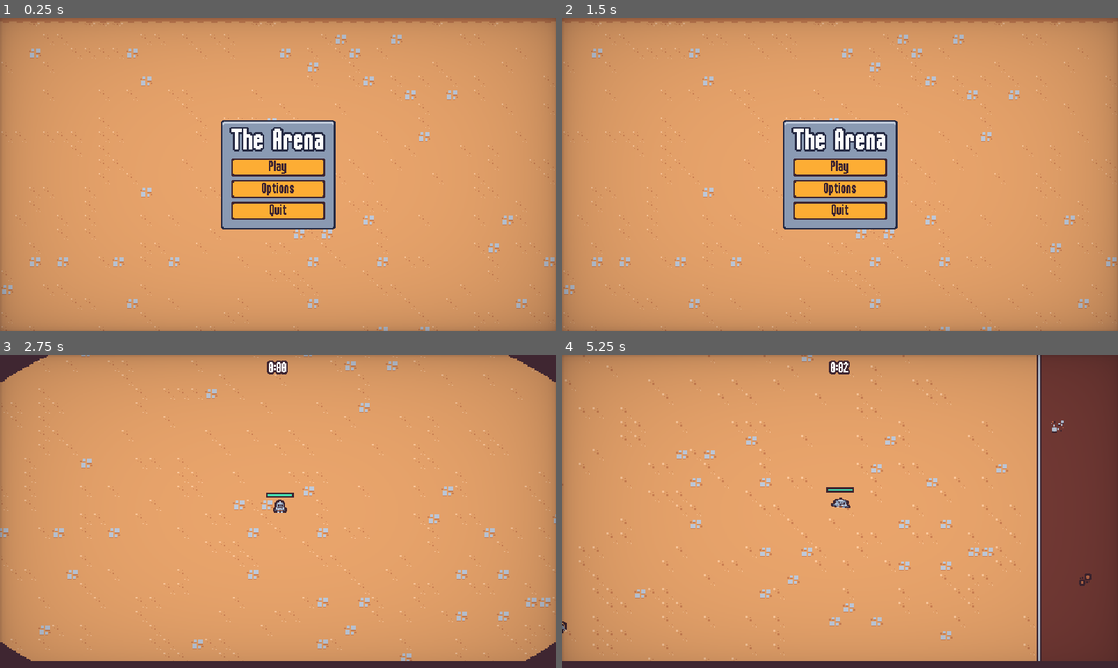
Above: before the commit, frames 1-4 (two rows, left to right).
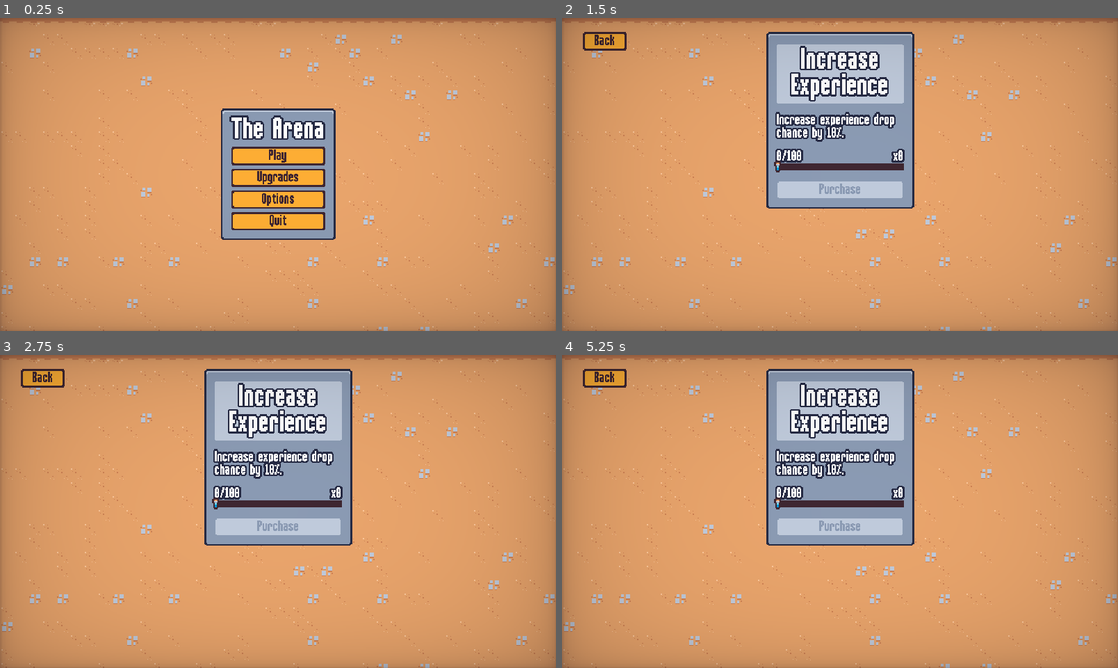
Above: after the commit, the same moments.

Repository: tes-b/godot_survival_totorial
Game: Godot game, scene res://scenes/ui/main_menu.tscn
The game is run twice, just before and just after one commit, with the same random seed, the same clock (stepped at 60 frames per second) and the same inputs.
Inputs (mouse positions are in pixels of both pictures, inside the frame that each line leads up to):
- Up to frame 1 (0.25 s): no input
- Up to frame 2 (1.5 s): click (840, 177) at 0.5 s, where only the run after the commit has a clickable "Upgrades"; click (606, 39) at 1.25 s, where only the run after the commit has a clickable "Back"
- Up to frame 3 (2.75 s): click (278, 505) at 2 s, where only the run before the commit has a clickable "Play"
- Up to frame 4 (5.25 s): move the mouse to (962, 495) at 2.77 s; press the mouse at (962, 495) at 2.78 s; hold D (move_right) 2.78-3.53 s; move the mouse to (728, 527) at 3.52 s; release the mouse at (728, 527) at 3.53 s; hold S (move_down) 3.53-4.28 s; click (728, 527) at 3.6 s; move the mouse to (895, 442) at 4.27 s; press the mouse at (895, 442) at 4.28 s; hold D (move_right) 4.28-5.03 s; move the mouse to (812, 574) at 5.02 s; release the mouse at (812, 574) at 5.03 s; hold W (move_up) from 5.03 s (still down); click (812, 574) at 5.1 s

The runs differ from the first frame. In frame 1, 5.6% of the frame differs, in the area x 39-61%, y 28-71%; in frame 2, 15%; in frame 3, 23%; in frame 4, 36%, in the area x 0-100%, y 0-100%.

Commit message:
73. Exporting The Game for Publishing

Diff:
--- a/icon.svg
+++ /dev/null
@@ -1 +0,0 @@
-<svg xmlns="http://www.w3.org/2000/svg" width="128" height="128"><rect width="124" height="124" x="2" y="2" fill="#363d52" stroke="#212532" stroke-width="4" rx="14"/><g fill="#fff" transform="translate(12.322 12.322)scale(.101)"><path d="M105 673v33q407 354 814 0v-33z"/><path fill="#478cbf" d="m105 673 152 14q12 1 15 14l4 67 132 10 8-61q2-11 15-15h162q13 4 15 15l8 61 132-10 4-67q3-13 15-14l152-14V427q30-39 56-81-35-59-83-108-43 20-82 47-40-37-88-64 7-51 8-102-59-28-123-42-26 43-46 89-49-7-98 0-20-46-46-89-64 14-123 42 1 51 8 102-48 27-88 64-39-27-82-47-48 49-83 108 26 42 56 81zm0 33v39c0 276 813 276 814 0v-39l-134 12-5 69q-2 10-14 13l-162 11q-12 0-16-11l-10-65H446l-10 65q-4 11-16 11l-162-11q-12-3-14-13l-5-69z"/><path d="M483 600c0 34 58 34 58 0v-86c0-34-58-34-58 0z"/><circle cx="725" cy="526" r="90"/><circle cx="299" cy="526" r="90"/></g><g fill="#414042" transform="translate(12.322 12.322)scale(.101)"><circle cx="307" cy="532" r="60"/><circle cx="717" cy="532" r="60"/></g></svg>
--- a/project.godot
+++ b/project.godot
@@ -15,7 +15,12 @@
 config/use_custom_user_dir=true
 config/custom_user_dir_name="2DSurvivor"
 config/features=PackedStringArray("4.3", "Forward Plus")
-config/icon="res://icon.svg"
+boot_splash/bg_color=Color(0.247059, 0.14902, 0.192157, 1)
+boot_splash/image="res://icon.png"
+boot_splash/fullsize=false
+boot_splash/use_filter=false
+config/icon="res://icon.png"
+config/windows_native_icon="res://icon.ico"
 
 [autoload]
 
@@ -32,9 +37,11 @@
 
 window/size/viewport_width=640
 window/size/viewport_height=360
+window/size/mode=3
 window/size/window_width_override=1920
 window/size/window_height_override=1080
 window/stretch/mode="viewport"
+window/size/mode.debug=0
 
 [global_group]
 
--- a/resources/theme/theme.tres
+++ b/resources/theme/theme.tres
@@ -14,6 +14,14 @@
 texture_margin_right = 1.0
 texture_margin_bottom = 1.0
 region_rect = Rect2(18, 2, 12, 12)
+
+[sub_resource type="StyleBoxTexture" id="StyleBoxTexture_ggg6k"]
+texture = ExtResource("1_ku8bc")
+texture_margin_left = 2.0
+texture_margin_top = 2.0
+texture_margin_right = 2.0
+texture_margin_bottom = 2.0
+region_rect = Rect2(17, 1, 14, 14)
 
 [sub_resource type="StyleBoxEmpty" id="StyleBoxEmpty_3l2rl"]
 
@@ -81,6 +89,37 @@
 [sub_resource type="StyleBoxFlat" id="StyleBoxFlat_vt1pj"]
 bg_color = Color(0.247059, 0.14902, 0.192157, 1)
 
+[sub_resource type="StyleBoxFlat" id="StyleBoxFlat_bet23"]
+bg_color = Color(0.996078, 0.682353, 0.203922, 1)
+border_width_left = 2
+border_width_top = 2
+border_width_right = 2
+border_width_bottom = 2
+border_color = Color(0.8, 0.8, 0.8, 0)
+
+[sub_resource type="StyleBoxFlat" id="StyleBoxFlat_hoh7l"]
+bg_color = Color(0.996078, 0.682353, 0.203922, 1)
+border_width_left = 2
+border_width_top = 2
+border_width_right = 2
+border_width_bottom = 2
+border_color = Color(0.8, 0.8, 0.8, 0)
+
+[sub_resource type="StyleBoxFlat" id="StyleBoxFlat_14yj2"]
+bg_color = Color(0.996078, 0.682353, 0.203922, 1)
+border_width_left = 2
+border_width_top = 2
+border_width_right = 2
+border_width_bottom = 2
+border_color = Color(0.8, 0.8, 0.8, 0)
+
+[sub_resource type="StyleBoxFlat" id="StyleBoxFlat_0ph7q"]
+content_margin_left = 4.0
+content_margin_top = 0.0
+content_margin_right = 4.0
+content_margin_bottom = 0.0
+bg_color = Color(0.247059, 0.14902, 0.192157, 1)
+
 [resource]
 default_font = ExtResource("1_p6v70")
 default_font_size = 16
@@ -93,9 +132,11 @@
 BlueOutlineLabel/constants/shadow_offset_x = 0
 BlueOutlineLabel/constants/shadow_offset_y = 0
 Button/colors/font_color = Color(0.247059, 0.14902, 0.192157, 1)
+Button/colors/font_disabled_color = Color(0.545098, 0.607843, 0.705882, 1)
 Button/colors/font_focus_color = Color(0.247059, 0.14902, 0.192157, 1)
 Button/colors/font_hover_color = Color(0.741176, 0.423529, 0.290196, 1)
 Button/colors/font_pressed_color = Color(0.247059, 0.14902, 0.192157, 1)
+Button/styles/disabled = SubResource("StyleBoxTexture_ggg6k")
 Button/styles/focus = SubResource("StyleBoxEmpty_3l2rl")
 Button/styles/hover = SubResource("StyleBoxTexture_agjbi")
 Button/styles/normal = SubResource("StyleBoxTexture_p7oh4")
@@ -108,3 +149,7 @@
 Label/constants/line_spacing = 0
 PanelContainer/styles/panel = SubResource("StyleBoxTexture_yv40b")
 ProgressBar/styles/background = SubResource("StyleBoxFlat_vt1pj")
+VScrollBar/styles/grabber = SubResource("StyleBoxFlat_bet23")
+VScrollBar/styles/grabber_highlight = SubResource("StyleBoxFlat_hoh7l")
+VScrollBar/styles/grabber_pressed = SubResource("StyleBoxFlat_14yj2")
+VScrollBar/styles/scroll = SubResource("StyleBoxFlat_0ph7q")
--- a/scenes/autoload/meta_progression.gd
+++ b/scenes/autoload/meta_progression.gd
@@ -34,5 +34,11 @@
 	save()
 
 
+func get_upgrade_count(upgrade_id:String):
+	if save_data["meta_upgrades"].has(upgrade_id):
+		return save_data["meta_upgrades"][upgrade_id]["quantity"]
+	return 0
+
+
 func on_experience_collected(number:float):
 	save_data["meta_upgrade_currency"] += number
--- a/scenes/autoload/screen_transition.gd
+++ b/scenes/autoload/screen_transition.gd
@@ -10,6 +10,11 @@
 	skip_emit = true
 	$AnimationPlayer.play_backwards("default")
 
+func transition_to_scene(scene_path:String):
+	ScreenTransition.transition()
+	await ScreenTransition.transitioned_halfway
+	get_tree().change_scene_to_file(scene_path)
+
 func emit_transitioned_halfway():
 	if skip_emit:
 		skip_emit = false
--- a/scenes/component/vial_drop_component.gd
+++ b/scenes/component/vial_drop_component.gd
@@ -8,6 +8,11 @@
 	(health_component as HealthComponent).died.connect(on_died)
 
 func on_died():
+	var adjusted_drop_percent = drop_percent
+	var experience_gain_upgrade_count = MetaProgression.get_upgrade_count("experience_gain")
+	if experience_gain_upgrade_count >= 0:
+		adjusted_drop_percent += .1
+
 	if randf() > drop_percent: return
 
 	if vial_scene == null : return
--- a/scenes/manager/enemy_manager.gd
+++ b/scenes/manager/enemy_manager.gd
@@ -29,8 +29,9 @@
 
 	for i in 4:
 		spawn_position = player.global_position + (random_direction * SPAWN_RADIUS)
+		var additional_check_offset = random_direction * 20
 
-		var query_parameters = PhysicsRayQueryParameters2D.create(player.global_position, spawn_position, 1 << 0)
+		var query_parameters = PhysicsRayQueryParameters2D.create(player.global_position, spawn_position + additional_check_offset, 1 << 0)
 		var result = get_tree().root.world_2d.direct_space_state.intersect_ray(query_parameters)
 
 		if result.is_empty():
--- a/scenes/ui/end_screen.gd
+++ b/scenes/ui/end_screen.gd
@@ -12,7 +12,7 @@
 	.set_ease(Tween.EASE_OUT).set_trans(Tween.TRANS_BACK)
 
 	get_tree().paused = true
-	%RestartButton.pressed.connect(on_restart_button_pressed)
+	%ContinueButton.pressed.connect(on_continue_button_pressed)
 	%QuitButton.pressed.connect(on_quit_button_pressed)
 
 
@@ -29,11 +29,13 @@
 	play_jingle(true)
 
 
-func on_restart_button_pressed():
+func on_continue_button_pressed():
 	ScreenTransition.transition()
 	await ScreenTransition.transitioned_halfway
 	get_tree().paused = false
-	get_tree().change_scene_to_file("res://scenes/main/main.tscn")
+	get_tree().change_scene_to_file("res://scenes/ui/meta_menu.tscn")
 
 func on_quit_button_pressed():
-	get_tree().quit()
+	ScreenTransition.transition_to_scene("res://scenes/ui/main_menu.tscn")
+	await ScreenTransition.transitioned_halfway
+	get_tree().paused = false
--- a/scenes/ui/end_screen.tscn
+++ b/scenes/ui/end_screen.tscn
@@ -121,15 +121,15 @@
 [node name="VBoxContainer" type="VBoxContainer" parent="MarginContainer/PanelContainer/MarginContainer/VBoxContainer"]
 layout_mode = 2
 
-[node name="RestartButton" parent="MarginContainer/PanelContainer/MarginContainer/VBoxContainer/VBoxContainer" instance=ExtResource("2_glpwo")]
+[node name="ContinueButton" parent="MarginContainer/PanelContainer/MarginContainer/VBoxContainer/VBoxContainer" instance=ExtResource("2_glpwo")]
 unique_name_in_owner = true
 layout_mode = 2
-text = "Restart"
+text = "Continue"
 
 [node name="QuitButton" parent="MarginContainer/PanelContainer/MarginContainer/VBoxContainer/VBoxContainer" instance=ExtResource("2_glpwo")]
 unique_name_in_owner = true
 layout_mode = 2
-text = "Quit
+text = "Quit To Menu
 "
 
 [node name="VictoryStreamPlayer" type="AudioStreamPlayer" parent="."]
--- a/scenes/ui/main_menu.gd
+++ b/scenes/ui/main_menu.gd
@@ -5,6 +5,7 @@
 # Called when the node enters the scene tree for the first time.
 func _ready() -> void:
 	$"%PlayButton".pressed.connect(on_play_pressed)
+	$"%UpgradesButton".pressed.connect(on_upgrade_pressed)
 	$"%OptionsButton".pressed.connect(on_options_pressed)
 	$"%QuitButton".pressed.connect(on_quit_pressed)
 
@@ -13,6 +14,12 @@
 	ScreenTransition.transition()
 	await ScreenTransition.transitioned_halfway
 	get_tree().change_scene_to_file("res://scenes/main/main.tscn")
+
+
+func on_upgrade_pressed():
+	ScreenTransition.transition()
+	await ScreenTransition.transitioned_halfway
+	get_tree().change_scene_to_file("res://scenes/ui/meta_menu.tscn")
 
 
 func on_options_pressed():
--- a/scenes/ui/main_menu.tscn
+++ b/scenes/ui/main_menu.tscn
@@ -54,6 +54,11 @@
 layout_mode = 2
 text = "Play"
 
+[node name="UpgradesButton" parent="MarginContainer/PanelContainer/MarginContainer/VBoxContainer" instance=ExtResource("2_io5dl")]
+unique_name_in_owner = true
+layout_mode = 2
+text = "Upgrades"
+
 [node name="OptionsButton" parent="MarginContainer/PanelContainer/MarginContainer/VBoxContainer" instance=ExtResource("2_io5dl")]
 unique_name_in_owner = true
 layout_mode = 2
--- a/scenes/ui/meta_menu.gd
+++ b/scenes/ui/meta_menu.gd
@@ -3,11 +3,20 @@
 @export var upgrades : Array[MetaUpgrade] = []
 
 @onready var grid_container = %GridContainer
+@onready var back_button: Button = %BackButton
 
 var meta_upgrade_card_scene = preload("res://scenes/ui/meta_upgrade_card.tscn")
 
 func _ready():
+	back_button.pressed.connect(on_back_pressed)
+
+	for child in grid_container.get_children():
+		child.queue_free()
+
 	for upgrade in upgrades:
 		var meta_upgrade_card_instance = meta_upgrade_card_scene.instantiate()
 		grid_container.add_child(meta_upgrade_card_instance)
 		meta_upgrade_card_instance.set_meta_upgrade(upgrade)
+
+func on_back_pressed():
+	ScreenTransition.transition_to_scene("res://scenes/ui/main_menu.tscn")
--- a/scenes/ui/meta_menu.tscn
+++ b/scenes/ui/meta_menu.tscn
@@ -1,10 +1,11 @@
-[gd_scene load_steps=6 format=4 uid="uid://dftaiwq64lpae"]
+[gd_scene load_steps=7 format=4 uid="uid://dftaiwq64lpae"]
 
 [ext_resource type="Script" path="res://scenes/ui/meta_menu.gd" id="1_lj8vp"]
 [ext_resource type="TileSet" uid="uid://bysykghyhw5gb" path="res://resources/tileset.tres" id="2_i5b72"]
 [ext_resource type="Script" path="res://resources/meta_upgrades/meta_upgrade.gd" id="2_rrmjn"]
 [ext_resource type="Resource" uid="uid://co8u5cxkdoh6o" path="res://resources/meta_upgrades/experience_gain.tres" id="3_f86m2"]
 [ext_resource type="PackedScene" uid="uid://djixs35t4c6gg" path="res://scenes/ui/vignette.tscn" id="4_sh05d"]
+[ext_resource type="PackedScene" uid="uid://dsq2r18tmfduw" path="res://scenes/ui/meta_upgrade_card.tscn" id="5_41376"]
 
 [node name="MetaMenu" type="CanvasLayer"]
 layer = 2
@@ -21,25 +22,54 @@
 tile_set = ExtResource("2_i5b72")
 use_kinematic_bodies = true
 
-[node name="MarginContainer" type="MarginContainer" parent="."]
+[node name="ScrollContainer" type="ScrollContainer" parent="."]
 anchors_preset = 15
 anchor_right = 1.0
 anchor_bottom = 1.0
-offset_left = -2.0
-offset_right = -2.0
 grow_horizontal = 2
 grow_vertical = 2
+
+[node name="MarginContainer" type="MarginContainer" parent="ScrollContainer"]
+layout_mode = 2
+size_flags_horizontal = 3
 theme_override_constants/margin_left = 24
 theme_override_constants/margin_top = 16
 theme_override_constants/margin_right = 24
 theme_override_constants/margin_bottom = 16
 
-[node name="GridContainer" type="GridContainer" parent="MarginContainer"]
+[node name="GridContainer" type="GridContainer" parent="ScrollContainer/MarginContainer"]
 unique_name_in_owner = true
 layout_mode = 2
-size_flags_horizontal = 4
+size_flags_horizontal = 6
 theme_override_constants/h_separation = 16
-columns = 3
+theme_override_constants/v_separation = 16
+columns = 2
+
+[node name="MetaUpgradeCard" parent="ScrollContainer/MarginContainer/GridContainer" instance=ExtResource("5_41376")]
+layout_mode = 2
+
+[node name="MetaUpgradeCard2" parent="ScrollContainer/MarginContainer/GridContainer" instance=ExtResource("5_41376")]
+layout_mode = 2
+
+[node name="MetaUpgradeCard3" parent="ScrollContainer/MarginContainer/GridContainer" instance=ExtResource("5_41376")]
+layout_mode = 2
+
+[node name="MarginContainer" type="MarginContainer" parent="."]
+offset_right = 98.0
+offset_bottom = 53.0
+size_flags_horizontal = 3
+theme_override_constants/margin_left = 24
+theme_override_constants/margin_top = 16
+theme_override_constants/margin_right = 24
+theme_override_constants/margin_bottom = 16
+
+[node name="BackButton" type="Button" parent="MarginContainer"]
+unique_name_in_owner = true
+custom_minimum_size = Vector2(50, 0)
+layout_mode = 2
+size_flags_horizontal = 0
+size_flags_vertical = 0
+text = "Back"
 
 [node name="Vignette" parent="." instance=ExtResource("4_sh05d")]
 layer = 3
--- a/scenes/ui/meta_upgrade_card.gd
+++ b/scenes/ui/meta_upgrade_card.gd
@@ -8,6 +8,8 @@
 @onready var progress_bar: ProgressBar = %ProgressBar
 @onready var purchase_button: Button = %PurchaseButton
 @onready var progress_label: Label = %ProgressLabel
+@onready var count_label: Label = %CountLabel
+
 
 var upgrade: MetaUpgrade
 
@@ -28,12 +30,19 @@
 
 
 func update_progress():
+	var current_quantity = 0
+	if 	MetaProgression.save_data["meta_upgrades"].has(upgrade.id):
+		current_quantity = MetaProgression.save_data["meta_upgrades"][upgrade.id]["quantity"]
+	var is_maxed = current_quantity >= upgrade.max_quantity
 	var currency = MetaProgression.save_data["meta_upgrade_currency"]
 	var percent = currency / upgrade.experience_cost
 	percent = min(percent, 1)
 	progress_bar.value = percent
-	purchase_button.disabled = percent < 1
+	purchase_button.disabled = percent < 1 || is_maxed
+	if is_maxed:
+		purchase_button.text = "Max"
 	progress_label.text = str(currency) + "/" + str(upgrade.experience_cost)
+	count_label.text = "x%d" % current_quantity
 
 
 func on_purchase_pressed():
--- a/scenes/ui/meta_upgrade_card.tscn
+++ b/scenes/ui/meta_upgrade_card.tscn
@@ -163,12 +163,23 @@
 mouse_filter = 2
 theme_override_constants/separation = 0
 
-[node name="ProgressLabel" type="Label" parent="MarginContainer/VBoxContainer/VBoxContainer"]
+[node name="HBoxContainer" type="HBoxContainer" parent="MarginContainer/VBoxContainer/VBoxContainer"]
+layout_mode = 2
+
+[node name="ProgressLabel" type="Label" parent="MarginContainer/VBoxContainer/VBoxContainer/HBoxContainer"]
 unique_name_in_owner = true
 layout_mode = 2
 theme_type_variation = &"BlueOutlineLabel"
 text = "20/200"
 horizontal_alignment = 1
+
+[node name="CountLabel" type="Label" parent="MarginContainer/VBoxContainer/VBoxContainer/HBoxContainer"]
+unique_name_in_owner = true
+layout_mode = 2
+size_flags_horizontal = 3
+theme_type_variation = &"BlueOutlineLabel"
+text = "x0"
+horizontal_alignment = 2
 
 [node name="MarginContainer" type="MarginContainer" parent="MarginContainer/VBoxContainer/VBoxContainer"]
 layout_mode = 2
--- a/scenes/ui/options_menu.gd
+++ b/scenes/ui/options_menu.gd
@@ -44,6 +44,7 @@
 	if mode != DisplayServer.WINDOW_MODE_FULLSCREEN:
 		DisplayServer.window_set_mode(DisplayServer.WINDOW_MODE_FULLSCREEN)
 	else:
+		DisplayServer.window_set_flag(DisplayServer.WINDOW_FLAG_BORDERLESS, false)
 		DisplayServer.window_set_mode(DisplayServer.WINDOW_MODE_WINDOWED)
 
 	update_display()
Binary file added: icon.ico
Binary file added: icon.png
Not shown, changed: icon.png.import
Not shown: 1 places in resources/theme/theme.tres that only renumber resources
